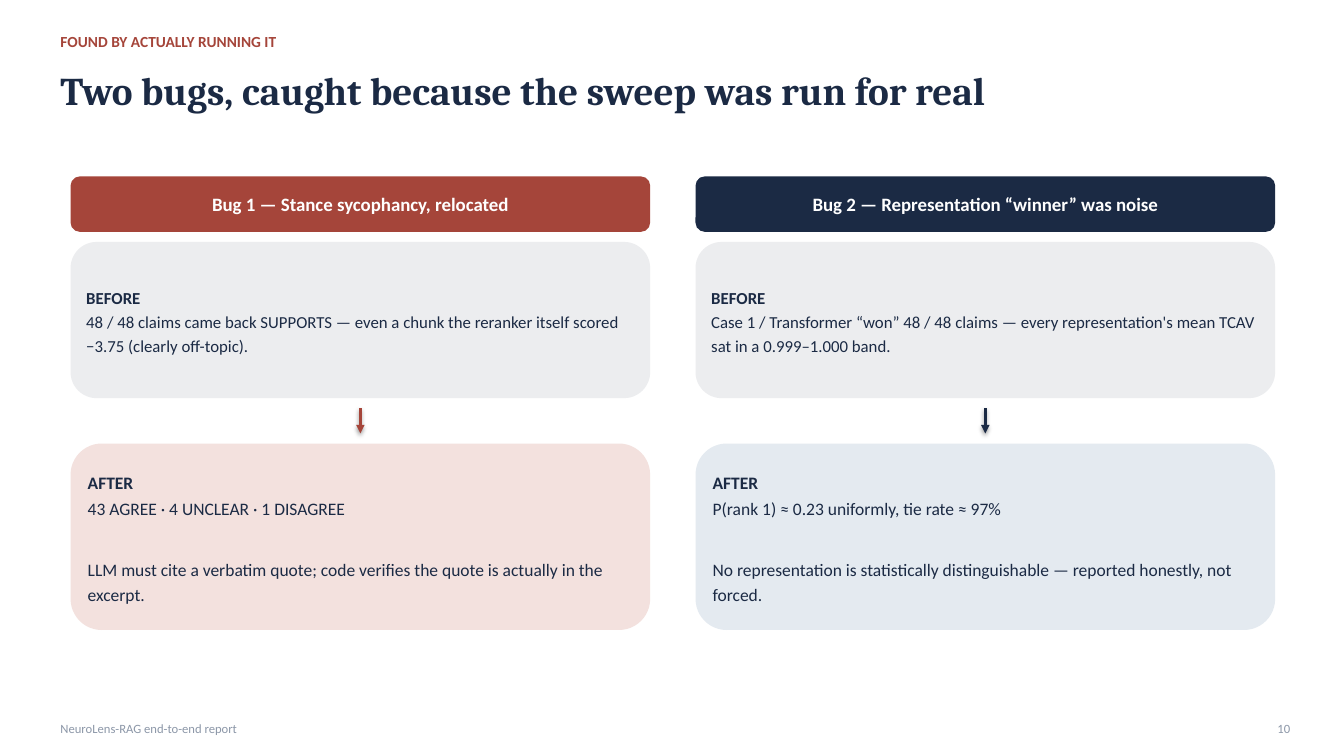
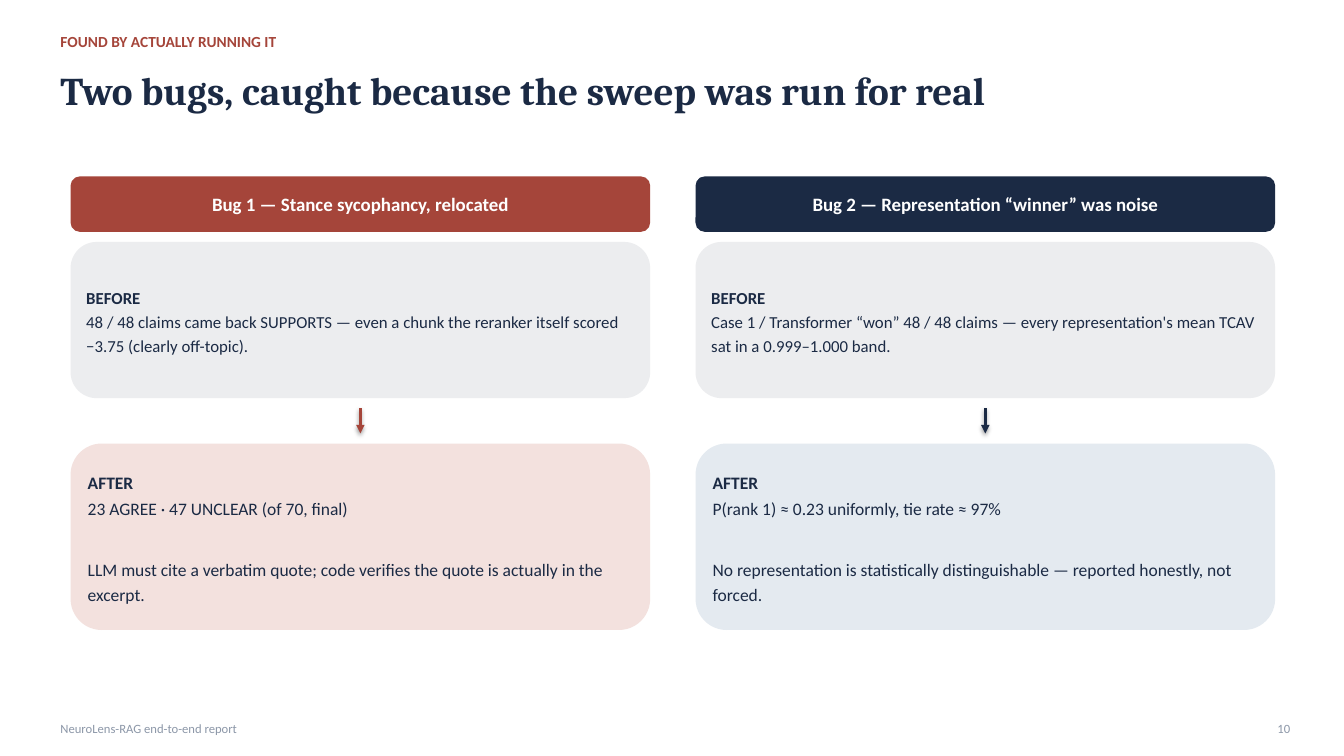
Before and after one commit to govinda-umd/NeuroLens-RAG, a slide deck: slide 11 of docs/NeuroLens-RAG-flowchart.pptx (slide 10 before the commit). Drawn at 1344x756 pixels with LibreOffice and Linux fonts; fonts in the diff are those of the drawing. Boxes give left, top, right and bottom in pixels: in the first picture for what was removed or moved away, otherwise in the second. Text is boxed around its words. In the diff, an @@ line names an element or a change of style, - is before the commit and + after.

```diff
--- a/docs/NeuroLens-RAG-flowchart.pptx
+++ b/docs/NeuroLens-RAG-flowchart.pptx
@@ text in rounded rectangle at (88,502,348,518): text changed @@
-43 AGREE · 4 UNCLEAR · 1 DISAGREE
+23 AGREE · 47 UNCLEAR (of 70, final)
```
Also in this commit, not shown: 2 other slides changed, 2 slides added.
